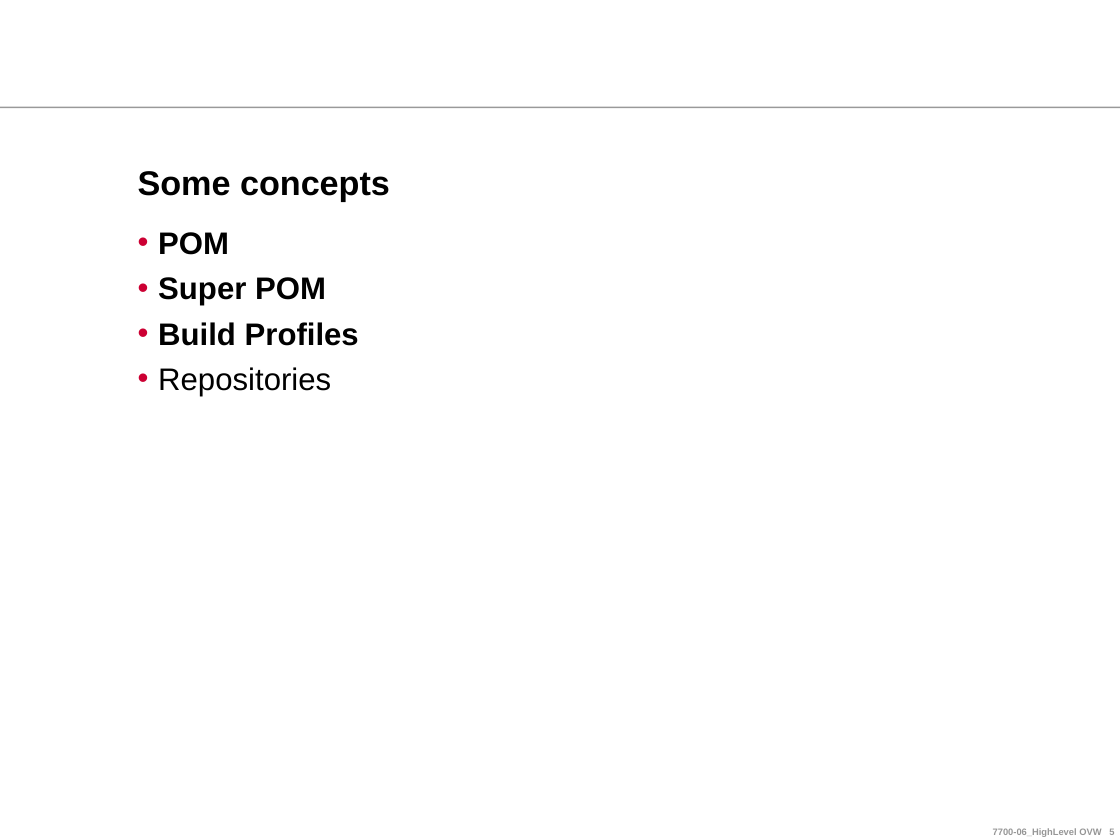
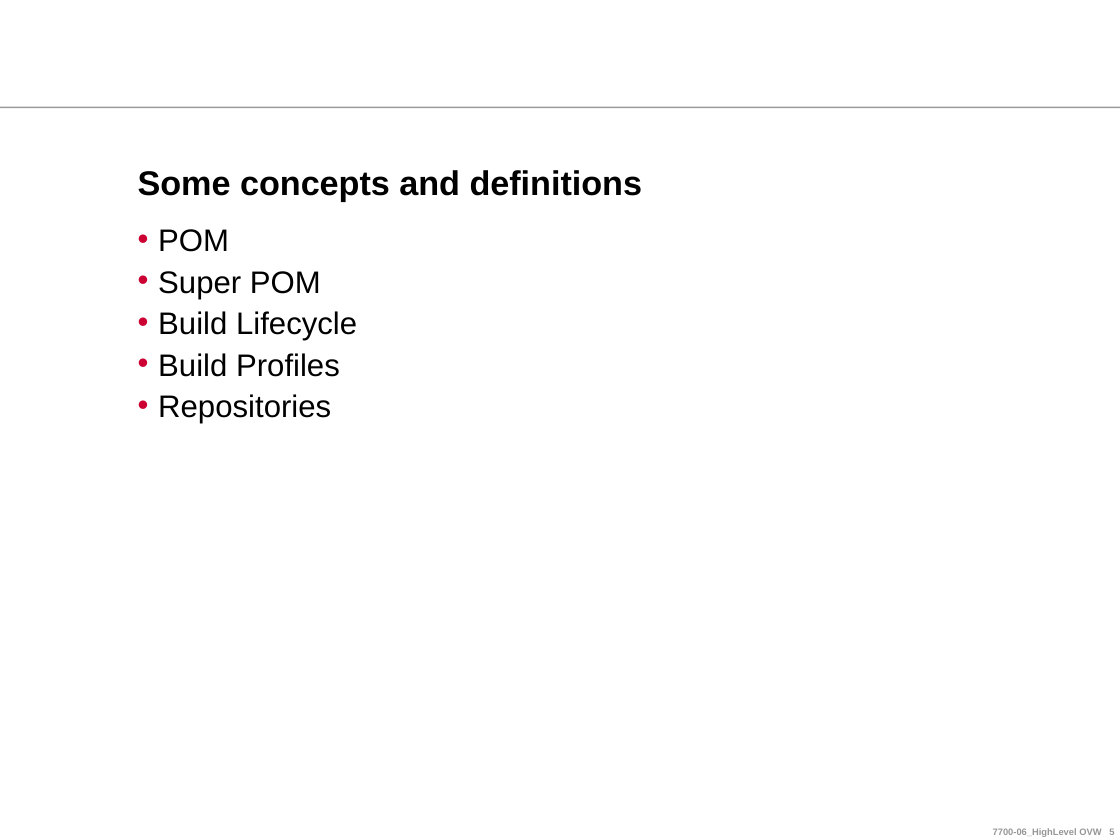
Before and after one commit to ndlongit/longnd-data, a slide deck: slide 5 of Document/Tutorial/[Presentation] Maven.ppt. Drawn at 1120x840 pixels with LibreOffice and Linux fonts; fonts in the diff are those of the drawing; background and template pictures are left out. Boxes give left, top, right and bottom in pixels: in the first picture for what was removed or moved away, otherwise in the second. Text is boxed around its words. In the diff, an @@ line names an element or a change of style, - is before the commit and + after.

```diff
--- a/Document/Tutorial/[Presentation] Maven.ppt
+++ b/Document/Tutorial/[Presentation] Maven.ppt
@@ title at [138,170,643,201]: text changed @@
-Some concepts
+Some concepts and definitions
@@ text at [158,229,340,424]: bold off in "POM", "Super POM", "Build Profiles"; line spacing 0.85 to 0.75 @@
@@ text at [158,311,357,341]: paragraph added @@
+• Build Lifecycle
```
Also in this commit, not shown: 1 other slide changed, 2 slides added.
